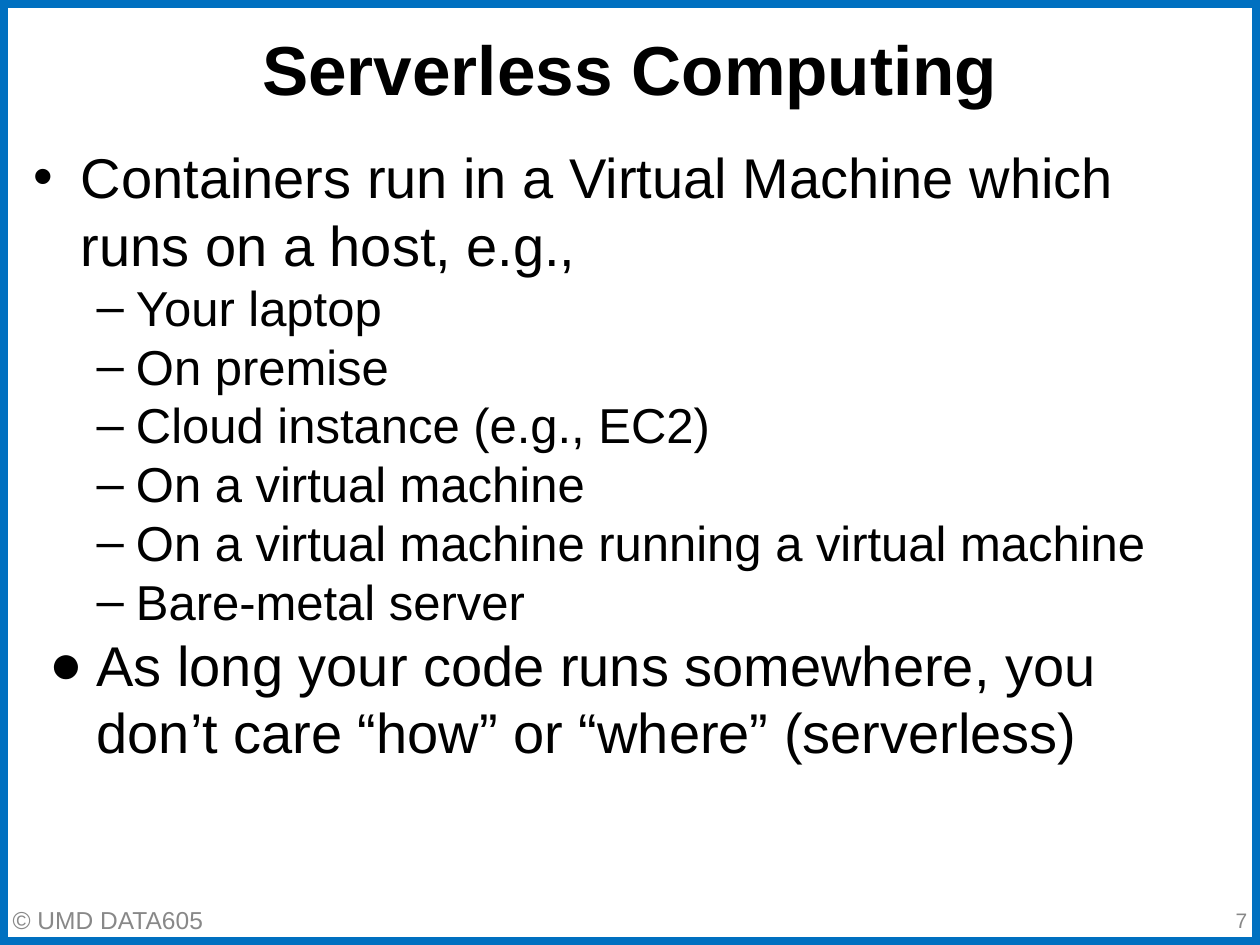
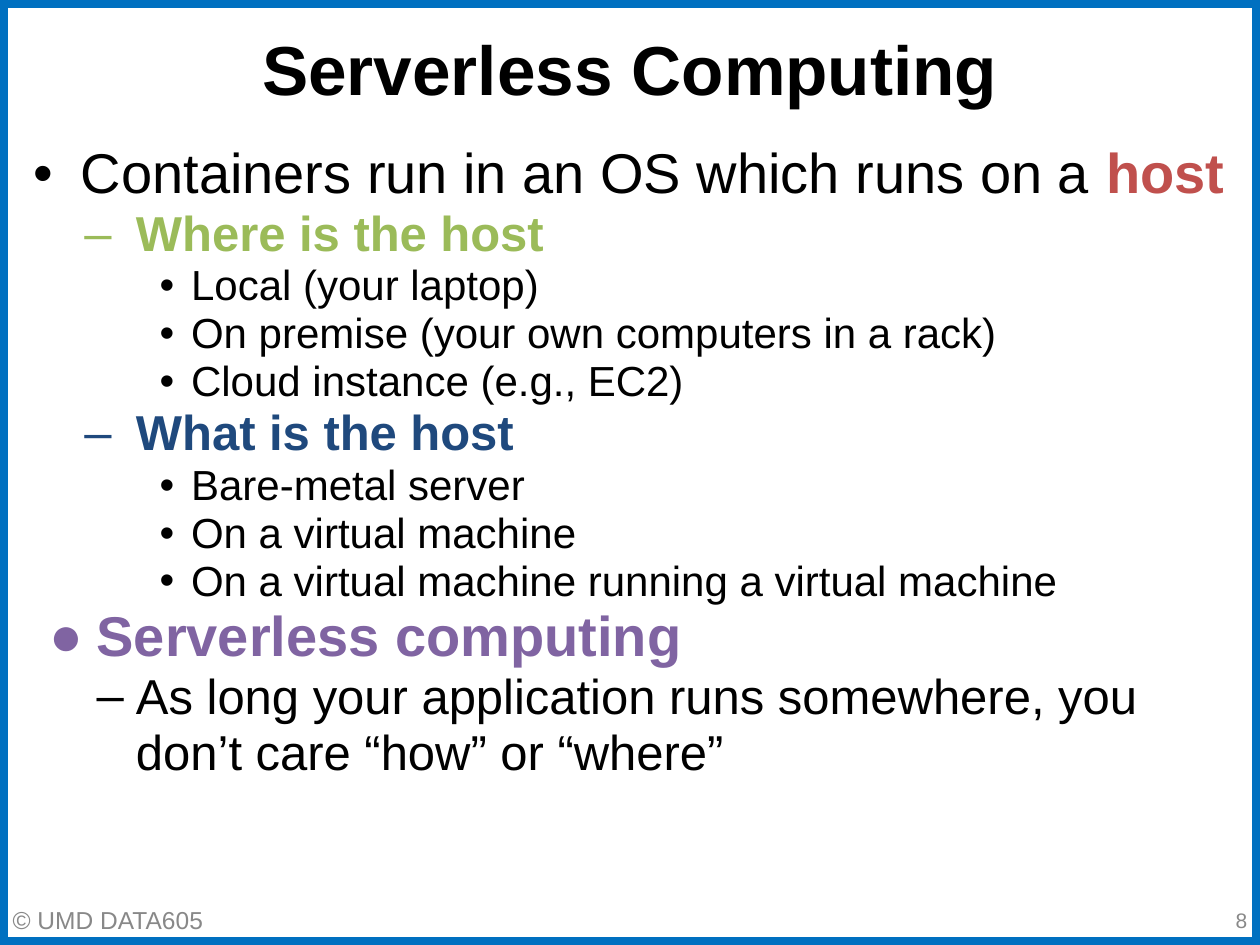
Before and after one commit to gpsaggese/umd_data605, a slide deck: slide 8 of lectures/02.2 - Docker DevOps.pptx (slide 7 before the commit). Drawn at 1260x945 pixels with LibreOffice and Linux fonts; fonts in the diff are those of the drawing. Boxes give left, top, right and bottom in pixels: in the first picture for what was removed or moved away, otherwise in the second. Text is boxed around its words. In the diff, an @@ line names an element or a change of style, - is before the commit and + after.

```diff
--- a/lectures/02.2 - Docker DevOps.pptx
+++ b/lectures/02.2 - Docker DevOps.pptx
@@ text at [81,152,1224,357]: text changed; size 32 to 24 pt @@
-• Containers run in a Virtual Machine which runs on a host, e.g.,
-  – Your laptop
-  – On premise
+• Containers run in an OS which runs on a host
+  – Where is the host
+    • Local (your laptop)
+    • On premise (your own computers in a rack)
@@ text at [191,365,1057,604]: size 28 to 24 pt in "Cloud instance (e.g., EC2)", "On a virtual machine", "On a virtual machine running a virtual ..."; bullet – to •; list level 2 to 3 in "Cloud instance (e.g., EC2)"; line spacing 1 to 0.95; list level 2 to 3 in "On a virtual machine"; list level 2 to 3 in "On a virtual machine running ..." @@
@@ text at [136,414,525,501]: paragraphs added @@
+  – What is the host
+    • Bare-metal server
@@ text at [97,615,1137,771]: text changed; size 32 to 28 pt @@
-  – Bare-metal server
-● As long your code runs somewhere, you don’t care “how” or “where” (serverless)
+● Serverless computing
+  – As long your application runs somewhere, you don’t care “how” or “where”
@@ page number at [1236,913,1248,928]: text changed @@
-7
+8
```
Also in this commit, not shown: 20 other slides changed, 2 slides added, 3 slides removed, 3 other files.
